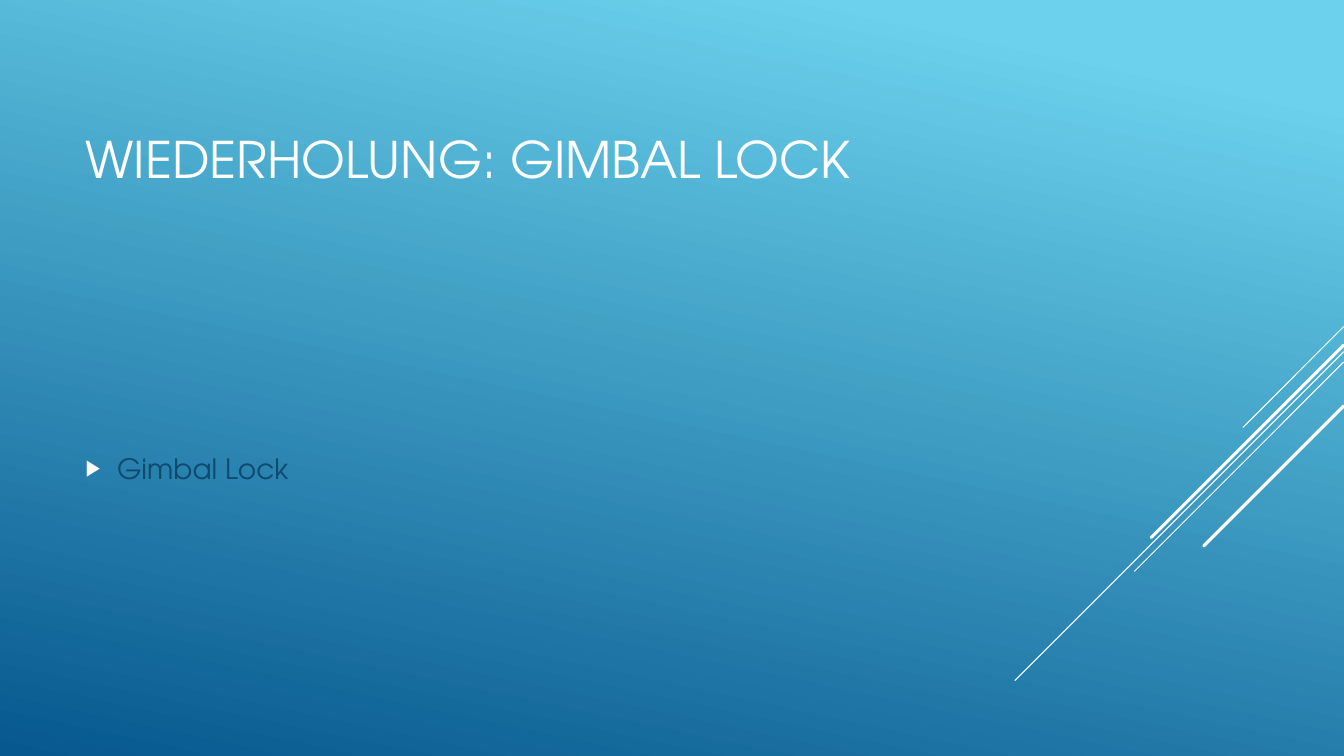
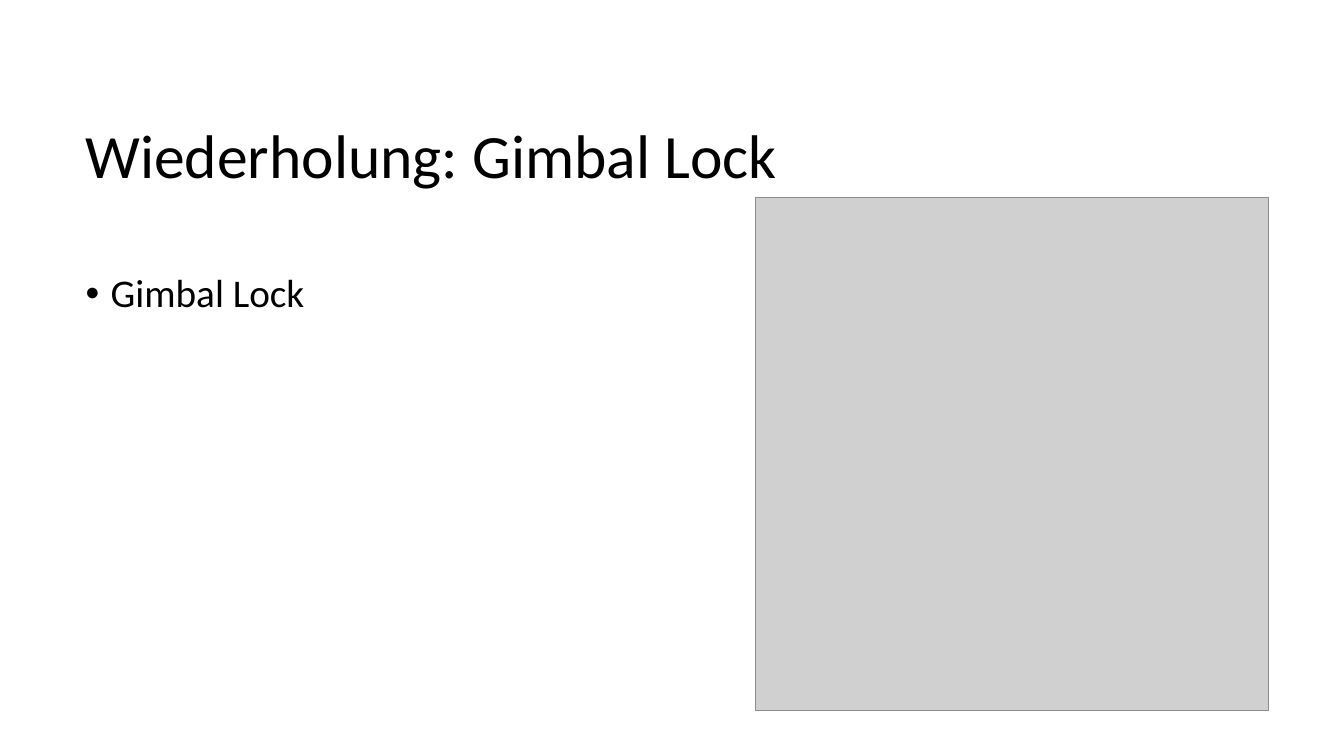
Before and after one commit to codinghardadmin/Quaternionen_DHBW, a slide deck: slide 12 of Quaternionen Präsentation.pptx (slide 6 before the commit). Drawn at 1344x756 pixels with LibreOffice and Linux fonts; fonts in the diff are those of the drawing; grey boxes stand for pictures. Boxes give left, top, right and bottom in pixels: in the first picture for what was removed or moved away, otherwise in the second. Text is boxed around its words. In the diff, an @@ line names an element or a change of style, - is before the commit and + after.

```diff
--- a/Quaternionen Präsentation.pptx
+++ b/Quaternionen Präsentation.pptx
@@ background gradient #6ED2EB to #06588E to #FFFFFF @@
@@ title at (86, 135, 776, 189): text changed; size 36 to 44 pt; font TeX Gyre Adventor to Calibri; text colour #FFFFFF to #000000 @@
-WIEDERHOLUNG: GIMBAL LOCK
+Wiederholung: Gimbal Lock
@@ picture added at (755, 198, 1268, 710) @@
@@ text "Gimbal Lock" at (111, 279, 304, 308): size 20 to 28 pt, font TeX Gyre Adventor to Calibri, text colour #0F496F to #000000; bullet ▶ to •; line spacing 1 to 0.9; vertical alignment middle to top @@
@@ group removed at (1015, 327, 1344, 681): 5 lines @@
```
Also in this commit, not shown: 6 other slides changed, 8 slides added.
